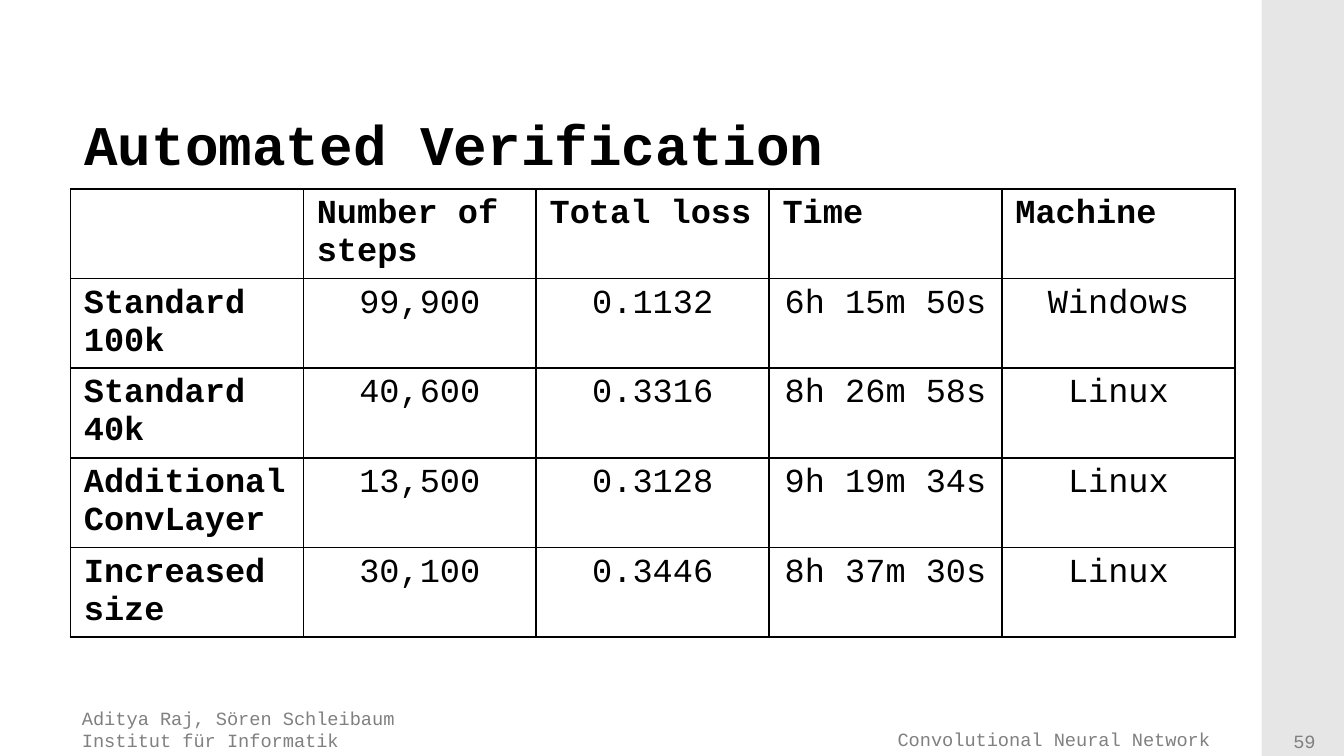
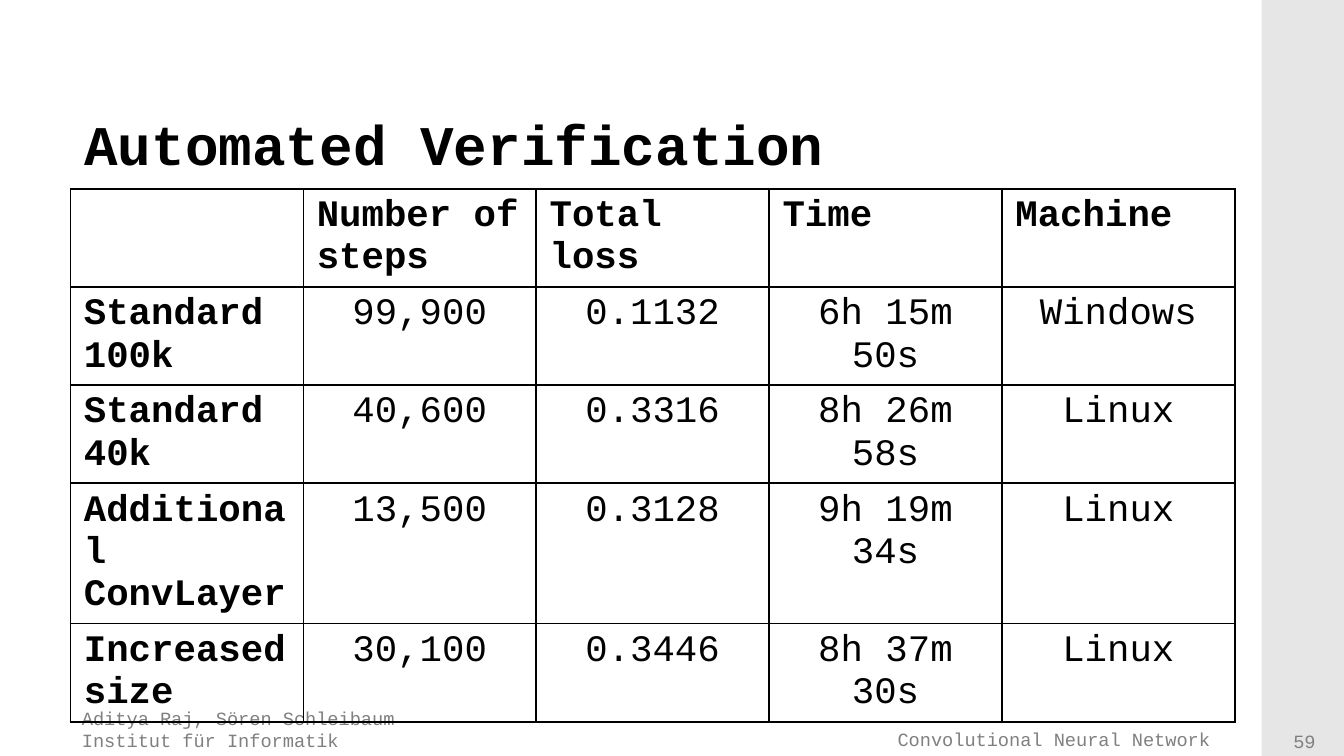
Before and after one commit to adityaraj52/ConvNet, a slide deck: slide 59 of Presentation/Final presentation/Presentation.pptx. Drawn at 1344x756 pixels with LibreOffice and Linux fonts; fonts in the diff are those of the drawing; background and template pictures are left out. Boxes give left, top, right and bottom in pixels: in the first picture for what was removed or moved away, otherwise in the second. Text is boxed around its words. In the diff, an @@ line names an element or a change of style, - is before the commit and + after.

```diff
--- a/Presentation/Final presentation/Presentation.pptx
+++ b/Presentation/Final presentation/Presentation.pptx
@@ table at (70,188,1232,718) @@
@@ size 18 to 20 pt @@
```
Also in this commit, not shown: 42 other slides changed, 5 slides added, 1 other file.
